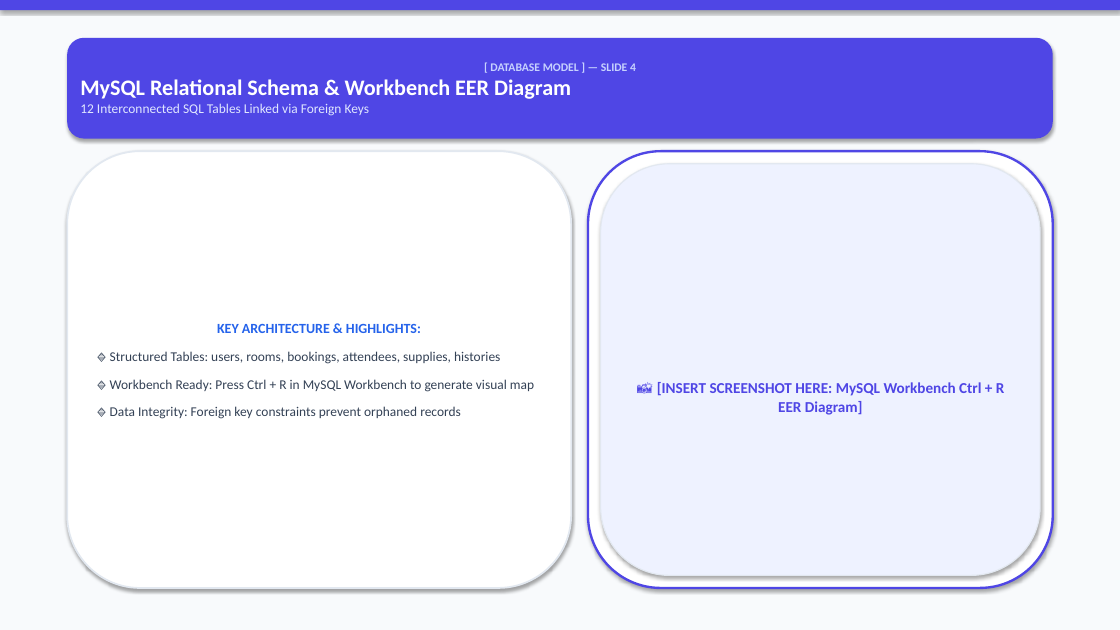
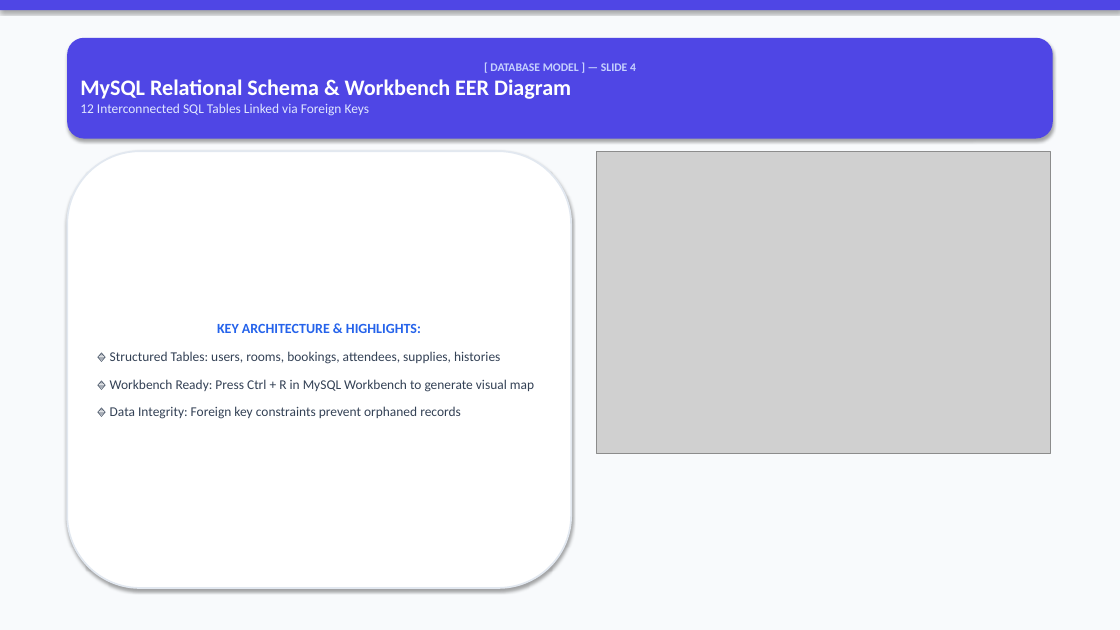
Before and after one commit to VishalMishraCSE/meeting-room-booking-system, a slide deck: slide 4 of document/PRESENTATION_DECK_SLIDES.pptx. Drawn at 1120x630 pixels with LibreOffice and Linux fonts; fonts in the diff are those of the drawing; grey boxes stand for pictures. Boxes give left, top, right and bottom in pixels: in the first picture for what was removed or moved away, otherwise in the second. Text is boxed around its words. In the diff, an @@ line names an element or a change of style, - is before the commit and + after.

Commit message:
docs: generate visual graphic cards and attach images directly onto EVERY slide (Slides 1-18) in PowerPoint deck

```diff
--- a/document/PRESENTATION_DECK_SLIDES.pptx
+++ b/document/PRESENTATION_DECK_SLIDES.pptx
@@ rounded rectangle removed at (588,151,1053,588) @@
@@ picture added at (597,151,1050,454) @@
@@ rounded rectangle removed at (601,164,1040,576) @@
-📸 [INSERT SCREENSHOT HERE: MySQL Workbench Ctrl + R EER Diagram]
```
Also in this commit, not shown: 17 other slides changed, 17 other files.
